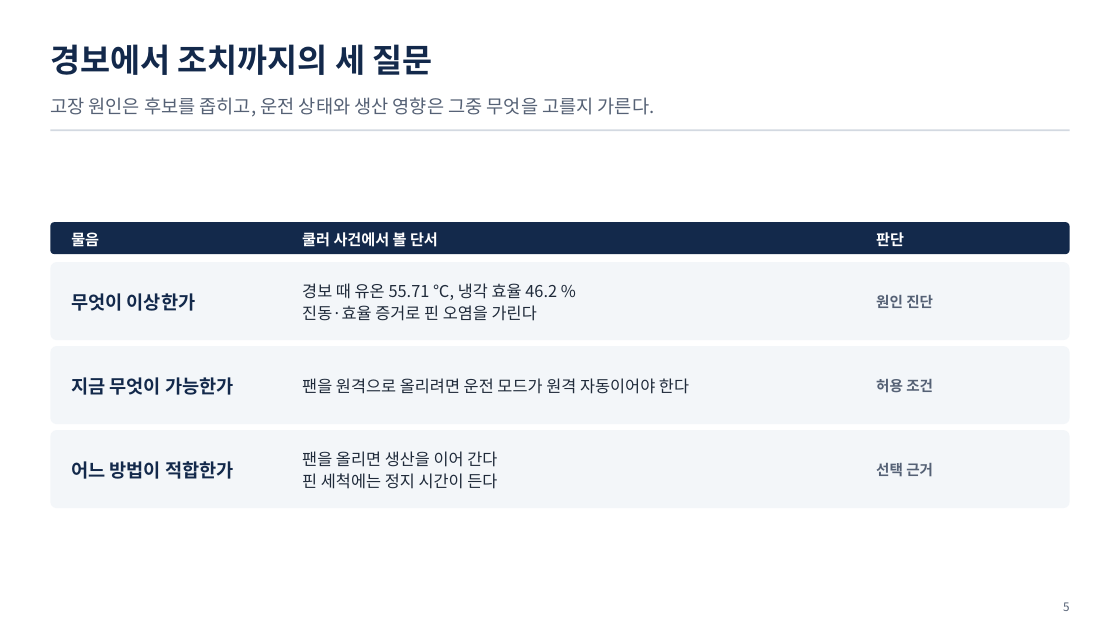
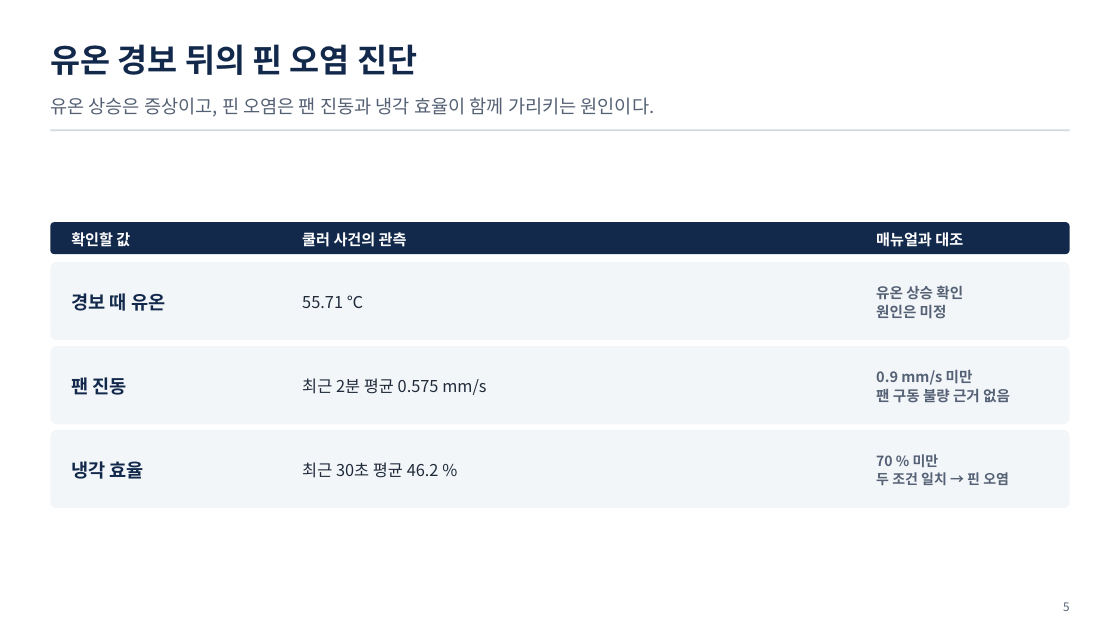
Before and after one commit to uengine-oss/hyd-iot-edu, a slide deck: slide 5 of workspace/강의제작/산출물/통합반/이론_오프라인/03회차/통합반_오프라인_03회차.pptx. Drawn at 1120x630 pixels with LibreOffice and Linux fonts; fonts in the diff are those of the drawing. Boxes give left, top, right and bottom in pixels: in the first picture for what was removed or moved away, otherwise in the second. Text is boxed around its words. In the diff, an @@ line names an element or a change of style, - is before the commit and + after.

Commit message:
통합반 3회차 현장 4~13장 작업 절차와 실행 조건 화면과 발표자 노트를 교재 원본에 맞춘다

```diff
--- a/workspace/강의제작/산출물/통합반/이론_오프라인/03회차/통합반_오프라인_03회차.pptx
+++ b/workspace/강의제작/산출물/통합반/이론_오프라인/03회차/통합반_오프라인_03회차.pptx
@@ text at (50, 44, 417, 75): text changed @@
-경보에서 조치까지의 세 질문
+유온 경보 뒤의 핀 오염 진단
@@ text at (50, 97, 655, 117): text changed @@
-고장 원인은 후보를 좁히고, 운전 상태와 생산 영향은 그중 무엇을 고를지 가른다.
+유온 상승은 증상이고, 핀 오염은 팬 진동과 냉각 효율이 함께 가리키는 원인이다.
@@ text at (71, 232, 130, 247): text changed @@
-물음
+확인할 값
@@ text at (302, 232, 407, 247): text changed @@
-쿨러 사건에서 볼 단서
+쿨러 사건의 관측
@@ text at (876, 232, 963, 247): text changed @@
-판단
+매뉴얼과 대조
@@ text at (71, 293, 165, 311): text changed @@
-무엇이 이상한가
+경보 때 유온
@@ text at (302, 295, 363, 308): text changed @@
-경보 때 유온 55.71 ℃, 냉각 효율 46.2 %
-진동·효율 증거로 핀 오염을 가린다
+55.71 ℃
@@ text at (876, 285, 963, 319): text changed @@
-원인 진단
+유온 상승 확인
+원인은 미정
@@ text at (71, 377, 127, 395): text changed @@
-지금 무엇이 가능한가
+팬 진동
@@ text at (302, 378, 486, 395): text changed @@
-팬을 원격으로 올리려면 운전 모드가 원격 자동이어야 한다
+최근 2분 평균 0.575 mm/s
@@ text at (876, 370, 1010, 403): text changed @@
-허용 조건
+0.9 mm/s 미만
+팬 구동 불량 근거 없음
@@ text at (71, 461, 144, 479): text changed @@
-어느 방법이 적합한가
+냉각 효율
@@ text at (302, 462, 439, 478): text changed @@
-팬을 올리면 생산을 이어 간다
-핀 세척에는 정지 시간이 든다
+최근 30초 평균 46.2 %
@@ text at (876, 454, 1009, 485): text changed; size 12.5 to 12 pt @@
-선택 근거
+70 % 미만
+두 조건 일치 → 핀 오염
```
Also in this commit, not shown: 33 other slides changed, 1 slide added, 9 other files.
